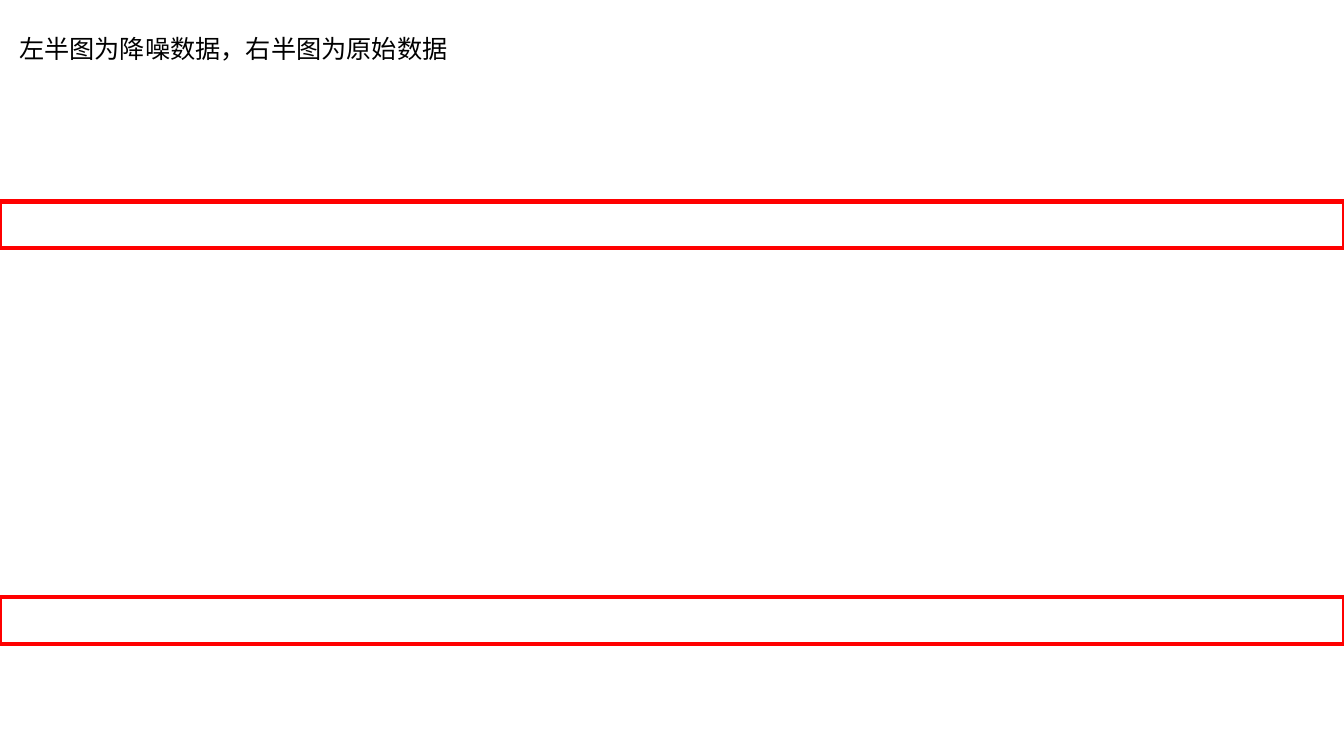
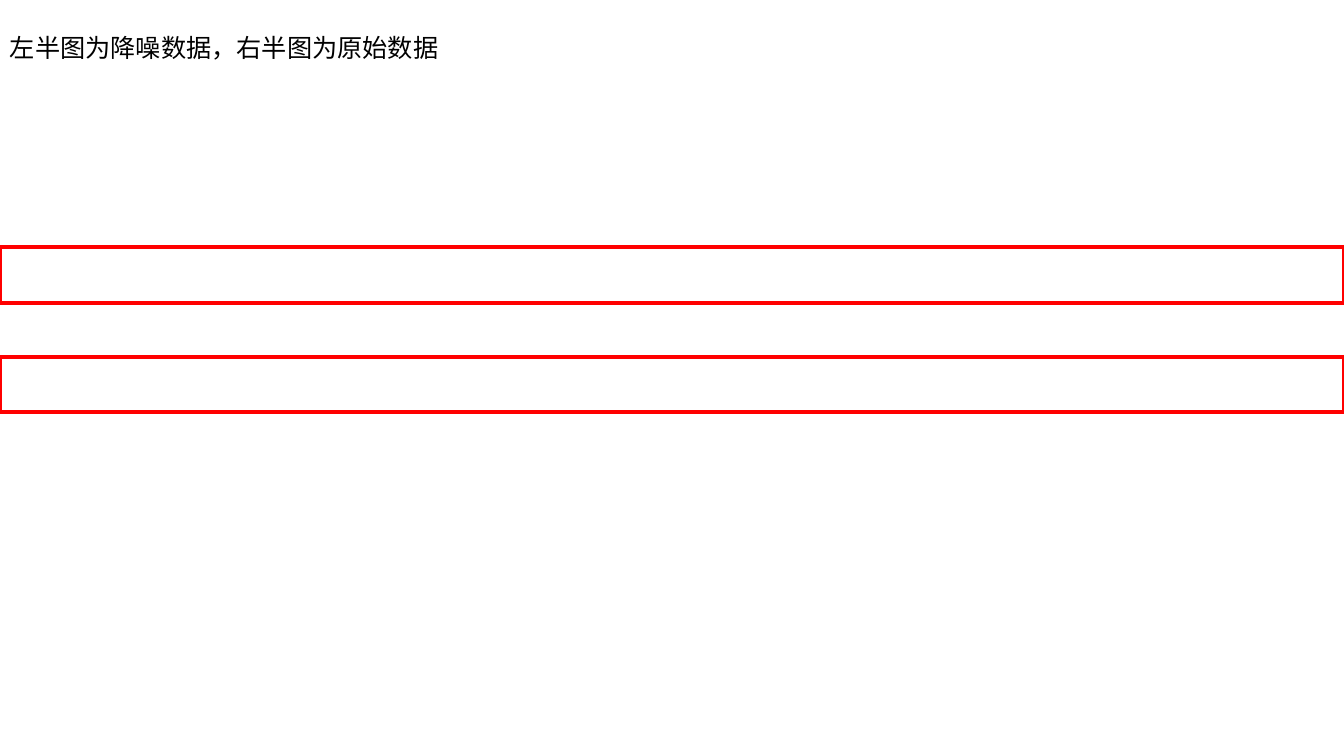
Before and after one commit to wjsun357/Intelligent-Software-Project-Training, a slide deck: slide 5 of Report/汇总报告.pptx (slide 6 before the commit). Drawn at 1344x756 pixels with LibreOffice and Linux fonts; fonts in the diff are those of the drawing; background and template pictures are left out. Boxes give left, top, right and bottom in pixels: in the first picture for what was removed or moved away, otherwise in the second. Text is boxed around its words. In the diff, an @@ line names an element or a change of style, - is before the commit and + after.

```diff
--- a/Report/汇总报告.pptx
+++ b/Report/汇总报告.pptx
@@ text "左半图为降噪数据，右半图为原始数据": place and size @@
-text "左半图为降噪数据，右半图为原始数据" at [19, 36, 447, 61]
+text "左半图为降噪数据，右半图为原始数据" at [10, 35, 438, 60]
@@ rectangle: place and size @@
-rectangle at [0, 202, 1344, 248]
+rectangle at [0, 247, 1344, 302]
@@ rectangle: place and size @@
-rectangle at [0, 597, 1344, 643]
+rectangle at [0, 357, 1344, 412]
```
Also in this commit, not shown: 6 other slides changed, 5 slides added, 6 slides removed, 6 other files.
